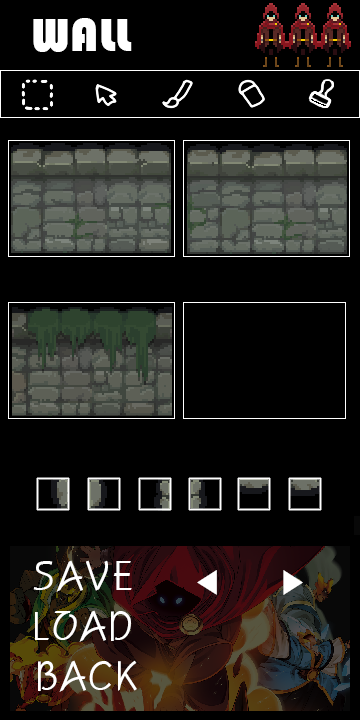
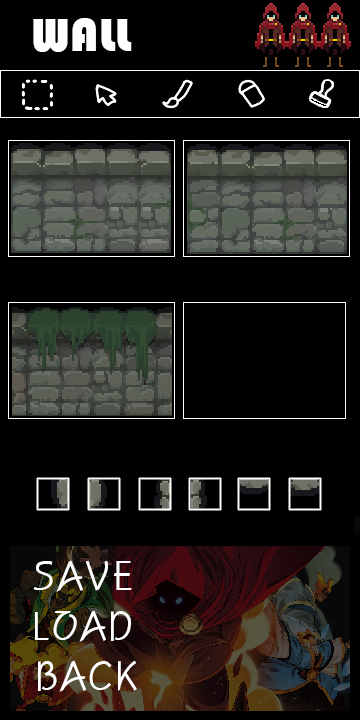
Layered file, before and after one edit (360×720). Changes by layer:
hid "◀ ▶" over (197, 570, 303, 595)
